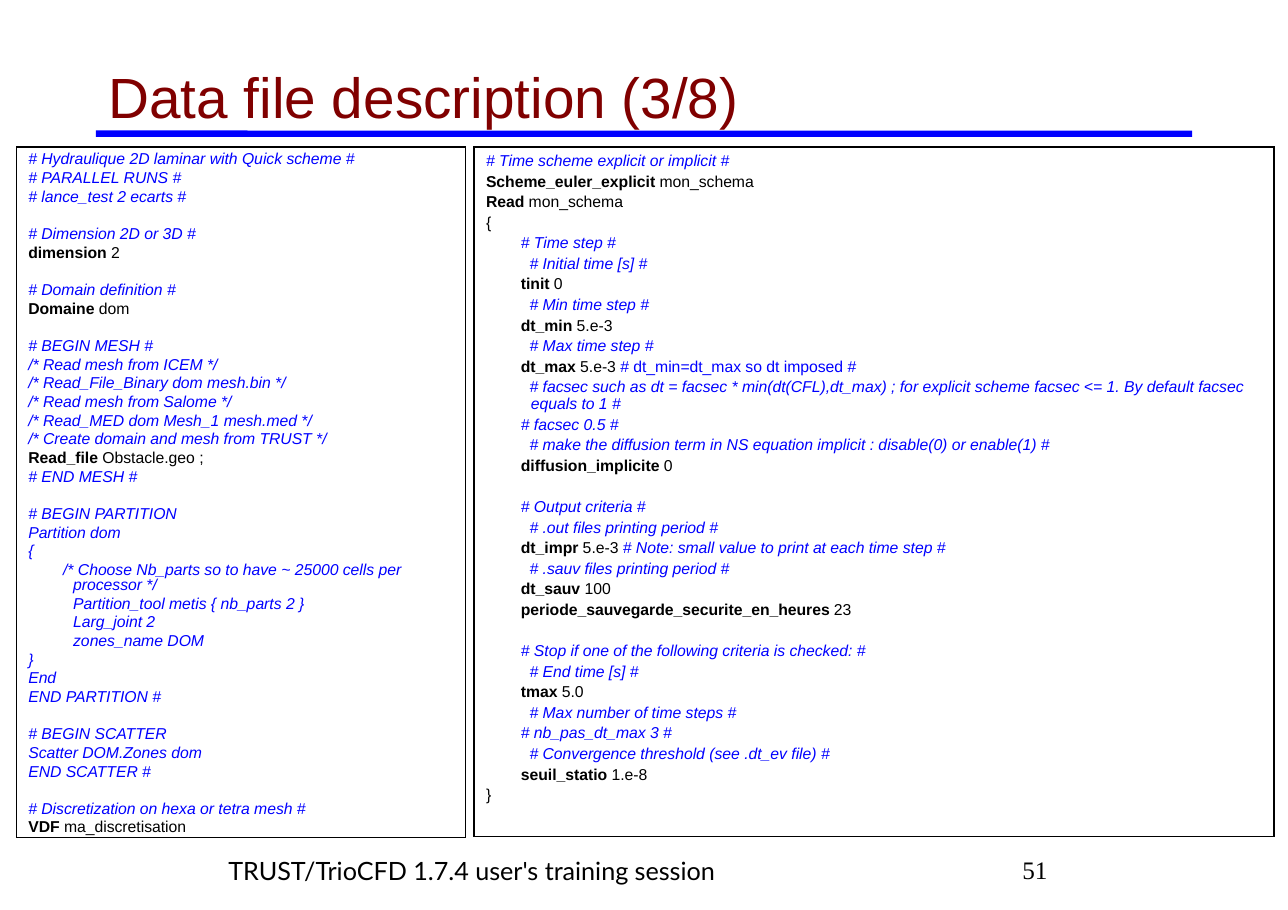
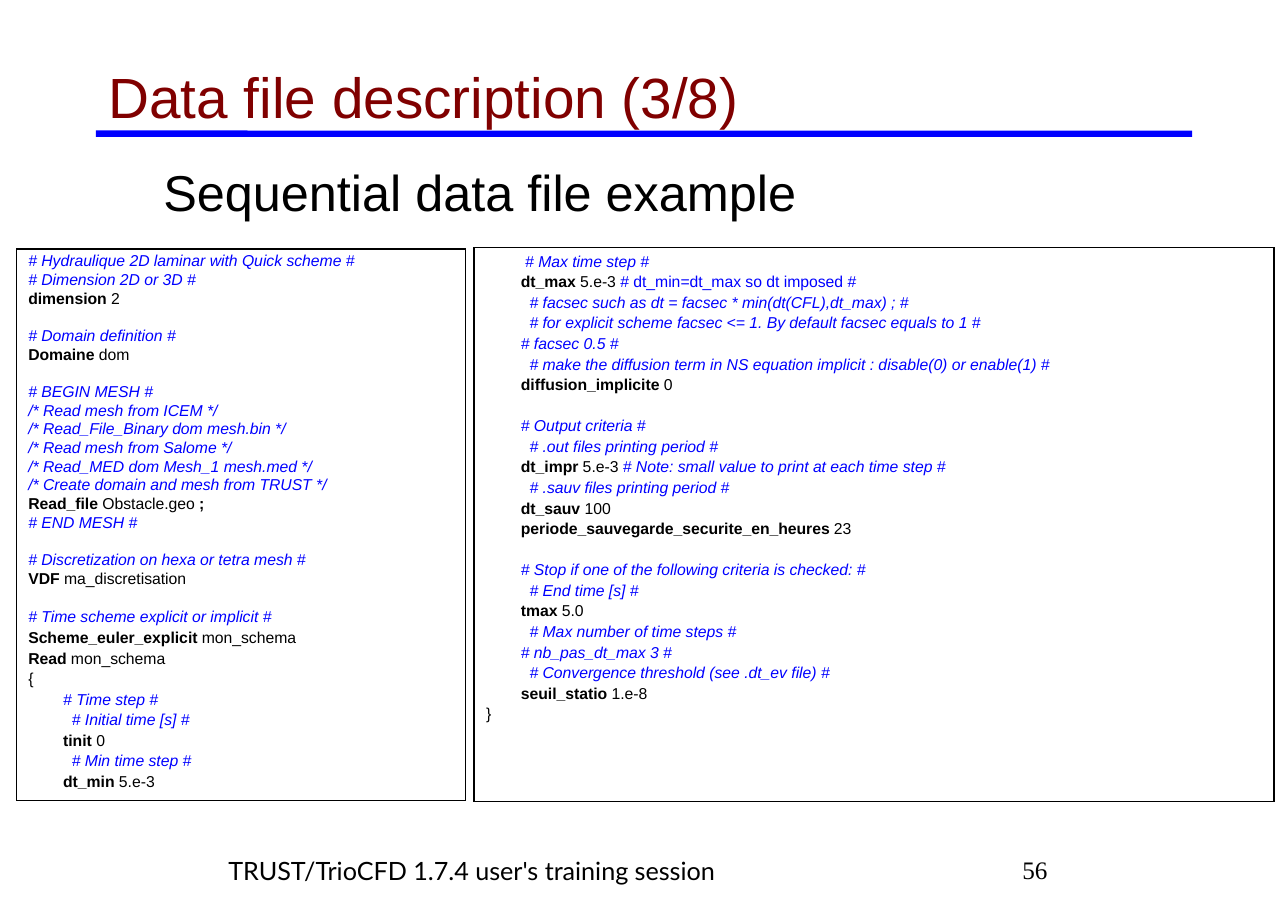
Before and after one commit to cea-trust-platform/trust-code, a slide deck: slide 56 of doc/TRUST/TRUST_and_TrioCFD_presentation.odp (slide 51 before the commit). Drawn at 1288x910 pixels with LibreOffice and Linux fonts; fonts in the diff are those of the drawing; background and template pictures are left out. Boxes give left, top, right and bottom in pixels: in the first picture for what was removed or moved away, otherwise in the second. Text is boxed around its words. In the diff, an @@ line names an element or a change of style, - is before the commit and + after.

```diff
--- a/doc/TRUST/TRUST_and_TrioCFD_presentation.odp
+++ b/doc/TRUST/TRUST_and_TrioCFD_presentation.odp
@@ text in rectangle at [41, 172, 173, 204]: paragraphs removed @@
-# PARALLEL RUNS #
-# lance_test 2 ecarts #
@@ subtitle added at [163, 174, 796, 221], 32 pt, text #000000 @@
+Sequential data file example
@@ text in rectangle at [486, 154, 754, 333]: paragraphs removed @@
-# Time scheme explicit or implicit #
-Scheme_euler_explicit mon_schema
-Read mon_schema
-{
-# Time step #
-# Initial time [s] #
-tinit 0
-# Min time step #
-dt_min 5.e-3
@@ rectangle "# Hydraulique 2D laminar with ...": place and size @@
-rectangle "# Hydraulique 2D laminar with ..." at [16, 147, 465, 838]
+rectangle "# Hydraulique 2D laminar with ..." at [16, 249, 465, 800]
@@ rectangle "# Max time step #": place and size @@
-rectangle "# Max time step #" at [474, 147, 1274, 837]
+rectangle "# Max time step #" at [474, 247, 1274, 802]
@@ text in rectangle at [543, 296, 968, 332]: text changed @@
-# facsec such as dt = facsec * min(dt(CFL),dt_max) ; for explicit scheme facsec <= 1. By default facsec equals to 1 #
+# facsec such as dt = facsec * min(dt(CFL),dt_max) ; #
+# for explicit scheme facsec <= 1. By default facsec equals to 1 #
@@ text in rectangle at [28, 508, 402, 777]: paragraphs removed @@
-# BEGIN PARTITION
-Partition dom
-{
-/* Choose Nb_parts so to have ~ 25000 cells per processor */
-Partition_tool metis { nb_parts 2 }
-Larg_joint 2
-zones_name DOM
-}
-End
-END PARTITION #
-# BEGIN SCATTER
-Scatter DOM.Zones dom
-END SCATTER #
@@ text in rectangle at [28, 497, 195, 513]: bold on in ";" @@
@@ text in rectangle at [28, 610, 296, 789]: paragraphs added @@
+# Time scheme explicit or implicit #
+Scheme_euler_explicit mon_schema
+Read mon_schema
+{
+# Time step #
+# Initial time [s] #
+tinit 0
+# Min time step #
+dt_min 5.e-3
@@ page number at [1022, 862, 1047, 880]: text changed @@
-51
+56
```
Also in this commit, not shown: 112 other slides changed, 23 slides added, 3 slides removed, 4 other files.
